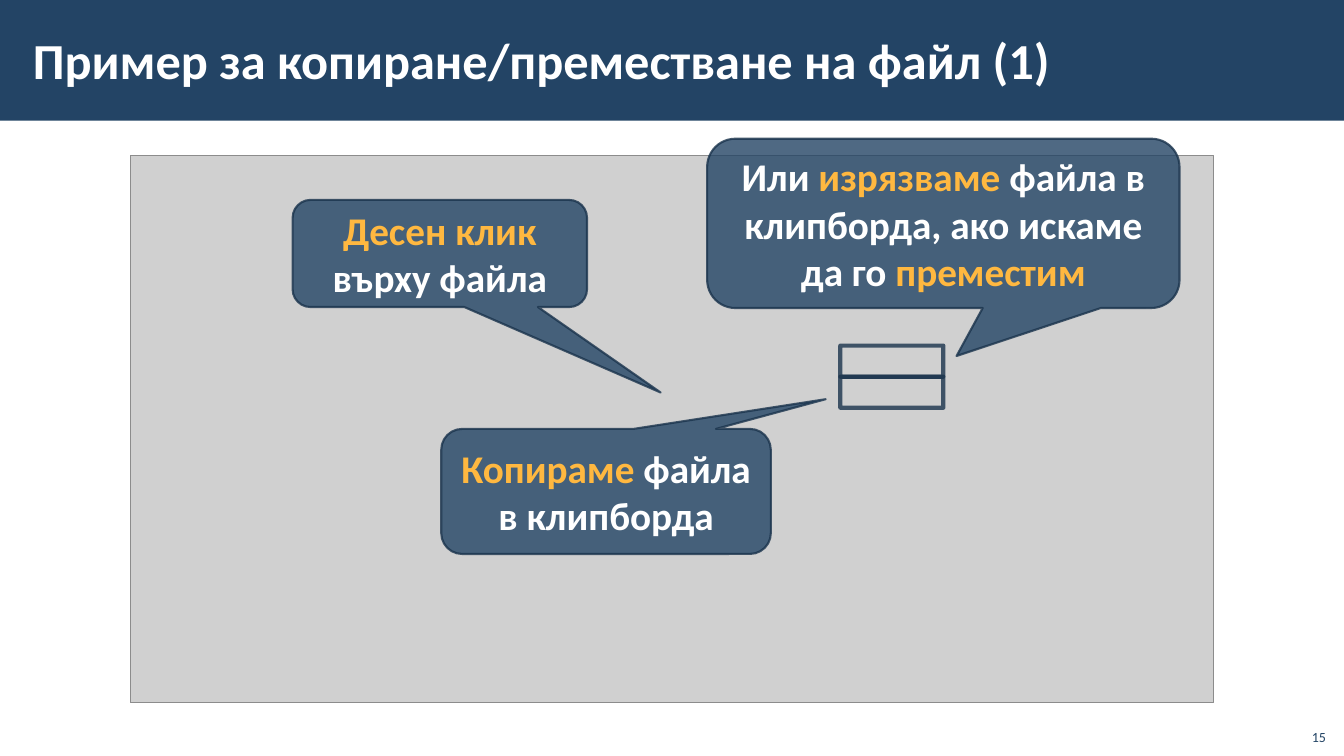
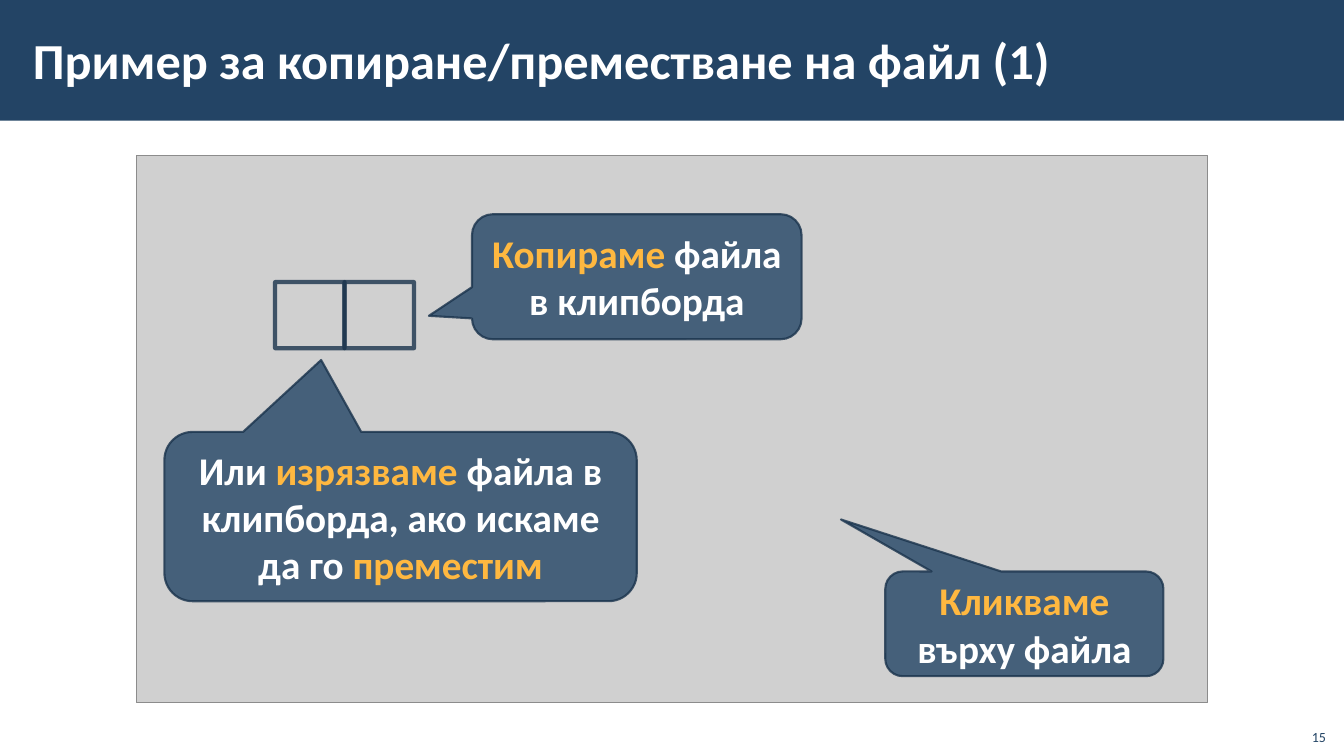
Before and after one commit to BG-IT-Edu/School-Programming, a slide deck: slide 15 of Courses/Computer-Modeling-and-IT/Computer-Modeling-and-IT-5-Class/04-File-System/04-File-System.pptx. Drawn at 1344x756 pixels with LibreOffice and Linux fonts; fonts in the diff are those of the drawing; grey boxes stand for pictures; background and template pictures are left out. Boxes give left, top, right and bottom in pixels: in the first picture for what was removed or moved away, otherwise in the second. Text is boxed around its words. In the diff, an @@ line names an element or a change of style, - is before the commit and + after.

```diff
--- a/Courses/Computer-Modeling-and-IT/Computer-Modeling-and-IT-5-Class/04-File-System/04-File-System.pptx
+++ b/Courses/Computer-Modeling-and-IT/Computer-Modeling-and-IT-5-Class/04-File-System/04-File-System.pptx
@@ picture: place and size @@
-picture at [130,155,1214,703]
+picture at [136,155,1208,703]
@@ rounded speech box "Копираме файла в клипборда": place and size @@
-rounded speech box "Копираме файла в клипборда" at [442,430,771,555]
+rounded speech box "Копираме файла в клипборда" at [472,215,802,340]
@@ rectangle: place and size @@
-rectangle at [841,346,944,377]
+rectangle at [275,282,345,349]
@@ rectangle: place and size @@
-rectangle at [841,377,944,408]
+rectangle at [345,282,414,349]
@@ rounded speech box "Или изрязваме файла в клипборда, ...": place and size @@
-rounded speech box "Или изрязваме файла в клипборда, ..." at [708,139,1181,309]
+rounded speech box "Или изрязваме файла в клипборда, ..." at [164,432,637,601]
@@ proportions changed in 3 elements at [472,215,802,340], [164,432,637,601], [885,572,1164,677] @@
@@ rounded speech box "Кликваме върху файла": place and size @@
-rounded speech box "Кликваме върху файла" at [292,200,587,307]
+rounded speech box "Кликваме върху файла" at [885,572,1164,677]
@@ text in rounded speech box at [917,589,1131,670]: text changed @@
-Десен клик върху файла
+Кликваме върху файла
```
Also in this commit, not shown: 17 other slides changed.
